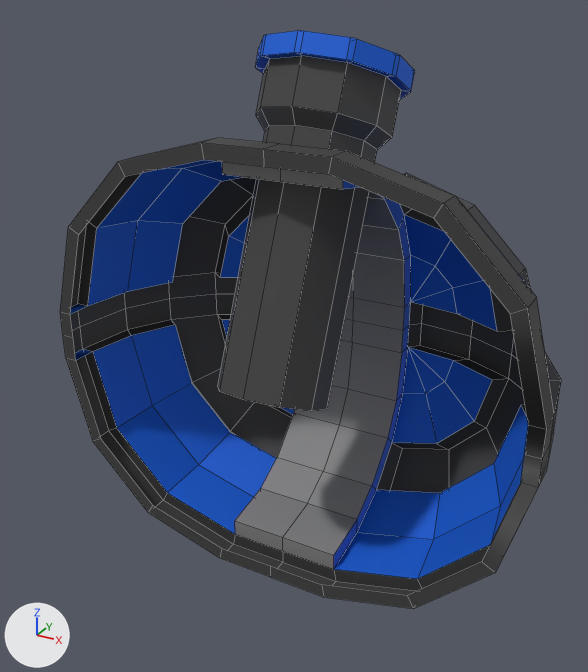
Before and after pictures for a commit that changed the FBX model Assets/Meshes/Instrument_BombLauncher.fbx.
The view is the same before and after, from a 50 mm camera at (0.737, -1.26, 0.741) aimed at (-0.021, 0.119, 0.051). The lights are fixed; the arrows at lower left show +X, +Y and +Z. Mesh edges are drawn as thin lines. Where no turn or scale is listed for an object, it has been applied to the vertices.

The scene before the commit, as lines of its bpy script (objects in view):
```python
me_cylinder = bpy.data.meshes.new('Cylinder')
me_cylinder.from_pydata(...)  # 120 vertices, 122 faces; spans x -0.149..0.149, y -0.117..0.394, z -0.073..0.655
# faces by material slot: [70, 52]
me_cylinder.materials.append(mat_hullblue)  # blue #1163db
me_cylinder.materials.append(mat_hullgrey)  # dark grey #4b4b4b
me_sphere = bpy.data.meshes.new('Sphere')
me_sphere.from_pydata(...)  # 241 vertices, 240 faces; spans x -0.537..0.537, y -0.029..0.432, z -0.467..0.467
# faces by material slot: [76, 28, 136]
me_sphere.materials.append(mat_hullblue)  # blue #1163db
me_sphere.materials.append(mat_hulllightgrey)  # grey #8d8d8d
me_sphere.materials.append(mat_hullgrey)  # dark grey #4b4b4b
ob_turretbarrel = bpy.data.objects.new('TurretBarrel', me_cylinder)
ob_turretbarrel.location = (0.0, 0.0, 0.0)
ob_turretbase = bpy.data.objects.new('TurretBase', me_sphere)
ob_turretbase.location = (0.0, 0.0, 0.0)
```
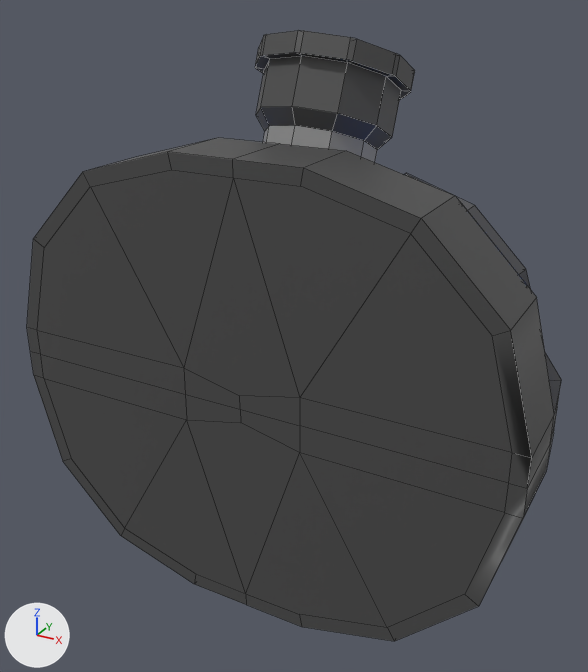
What differs and where, as boxes [x1, y1, x2, y2] in the pictures (588 x 672 px):
'TurretBase', reshaped (7% wider, 7% taller)
    before: [60, 138, 561, 609]
    after: [27, 138, 561, 641]
part 1 of me_sphere, built on
    before: [60, 138, 554, 609]
    after: [27, 138, 554, 641]
part 2 of me_sphere, recoloured (blue)
    before: [88, 160, 528, 579]
part 3 of me_sphere, recoloured
    before: [222, 162, 405, 569]
part 4 of me_sphere, recoloured
    before: [78, 173, 561, 591]
    after: [404, 174, 561, 459]
'TurretBarrel', unchanged, covered by the edit
    before: [218, 31, 415, 411]
    after: [255, 31, 415, 162]

Diff of the bpy script that builds the scene:
```diff
--- a/Assets/Meshes/Instrument_BombLauncher.fbx.py
+++ b/Assets/Meshes/Instrument_BombLauncher.fbx.py
@@ img_shipatlas_png @@
+img_shipatlas_png = load_image('ShipAtlas.png', '../Textures/ShipAtlas.png', 233, 199, 'sRGB')
@@ mat_instrbltexture @@
+mat_instrbltexture = principled_material('InstrBLTexture')
+mat_instrbltexture.texture = img_shipatlas_png
@@ me_sphere @@
 # used by ob_turretbase; location = (0.0, 0.0, 0.0)
-me_sphere.from_pydata(...)  # 241 vertices, 240 faces; spans x -0.537..0.537, y -0.029..0.432, z -0.467..0.467
+me_sphere.from_pydata(...)  # 250 vertices, 258 faces; spans x -0.537..0.537, y -0.128..0.432, z -0.467..0.467
+# me_sphere part 1
+# 22 vertices in x -0.537..0.537, y -0.029, z -0.467..0.0 move by (0.0, -0.099, 0.0)
+# 18 vertices in x -0.537..0.537, y -0.028, z 0.057..0.467 move by (0.0, -0.1, 0.0)
+# 9 vertices are added at x -0.127..0.127, y -0.128, z -0.057..0.057
+# 18 new faces join them
+# me_sphere part 2: 76 faces spanning x -0.537..0.537, y -0.128..0.409, z -0.437..0.437 switch from mat_hullblue (blue #1163db) to mat_instrbltexture (picture img_shipatlas_png)
+# me_sphere part 3: 28 faces spanning x -0.127..0.127, y 0.028..0.37, z -0.437..0.437 switch from mat_hulllightgrey (grey #8d8d8d) to mat_instrbltexture (picture img_shipatlas_png)
+# me_sphere part 4: 136 faces spanning x -0.537..0.537, y -0.128..0.432, z -0.467..0.467 switch from mat_hullgrey (dark grey #4b4b4b) to mat_instrbltexture (picture img_shipatlas_png)
```
